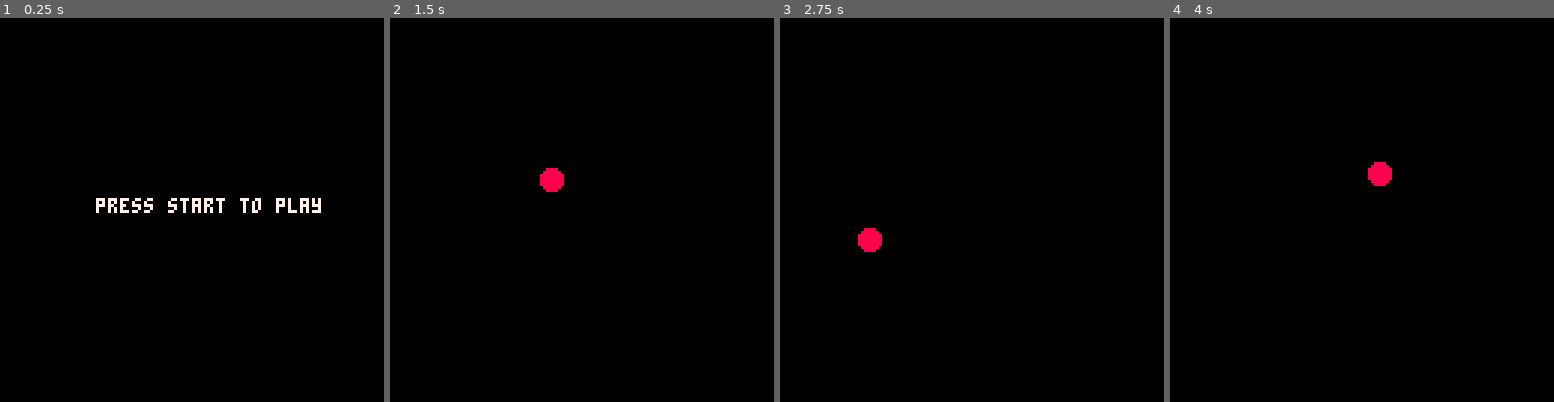
Above: before the commit, frames 1-4 (left to right).
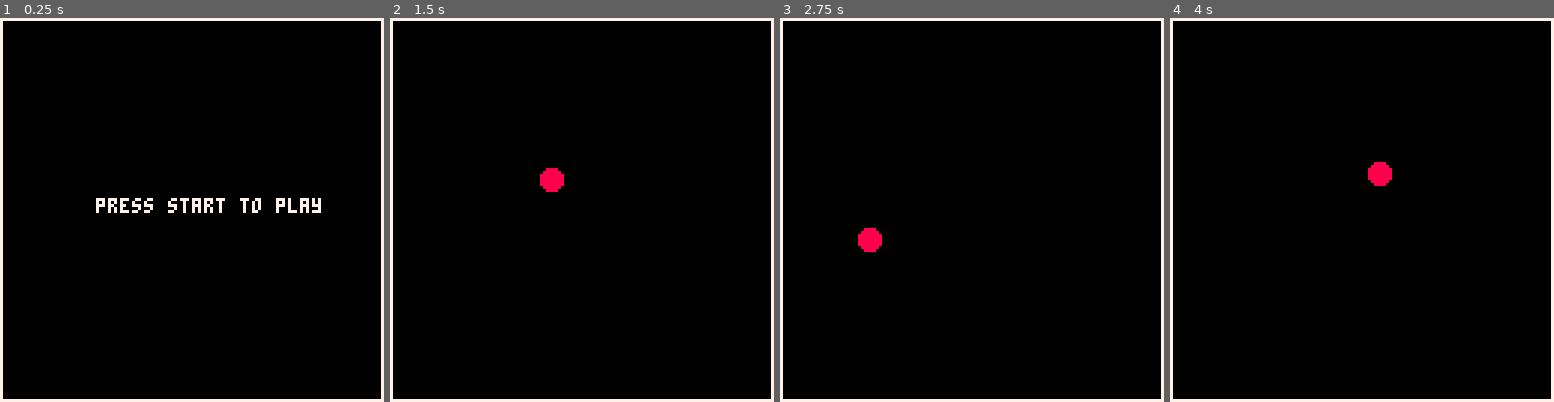
Above: after the commit, the same moments.

Repository: FrederikHR/GDB
Game: PICO-8 cartridge test.p8
The game is run twice, just before and just after one commit, with the same random seed, the same clock (stepped at 60 frames per second) and the same inputs.
Inputs:
- Up to frame 1 (0.25 s): no input
- Up to frame 2 (1.5 s): tap X (X key) at 1.07 s
- Up to frame 3 (2.75 s): hold Left 1.97-2.37 s; tap X (X key) at 2.07, 2.4, 2.73 s; hold Down from 2.42 s (still down)
- Up to frame 4 (4 s): release Down at 2.82 s; hold Right 2.87-3.53 s; tap X (X key) at 3.07, 3.4, 3.73 s; hold Up from 3.58 s (still down)

The runs differ from the first frame. In frame 1, 3.1% of the frame differs, in the area x 0-100%, y 0-100%; in frame 2, 3.1%; in frame 3, 3.1%; in frame 4, 3.1%.

Commit message:
diverse endringer

Diff:
--- a/test.p8
+++ b/test.p8
@@ -9,6 +9,7 @@
 
 function _draw()
 	cls()
+	rect(0,0,127,127,7)
 	if start_screen then
 		draw_start_screen()
 	end
@@ -42,27 +44,30 @@
 
 function move_player()
 
-	v = player.velocity
+	vx = player.velocity_x
+	vy = player.velocity_y
 
 	if (btn(⬅️)) then
-		player.x -= v
+		player.x -= vx
 	end
 
 	if (btn(⬆️)) then
-			player.y -= v
+			player.y -= vy
 
 	end
 
 	if (btn(➡️)) then
-			player.x += v
+			player.x += vx
 
 	end
 
 	if (btn(⬇️)) then
-			player.y += v
+			player.y += vy
 
 	end
 end
+
+
 -->8
 -- global variables
 start_screen = true
@@ -72,7 +77,8 @@
 {
 x=50,
 y= 50,
-velocity= 2,
+velocity_x= 2,
+velocity_y=2,
 sprite=1
 }
 
Not shown, changed: the sound effects (__sfx__) section of test.p8
